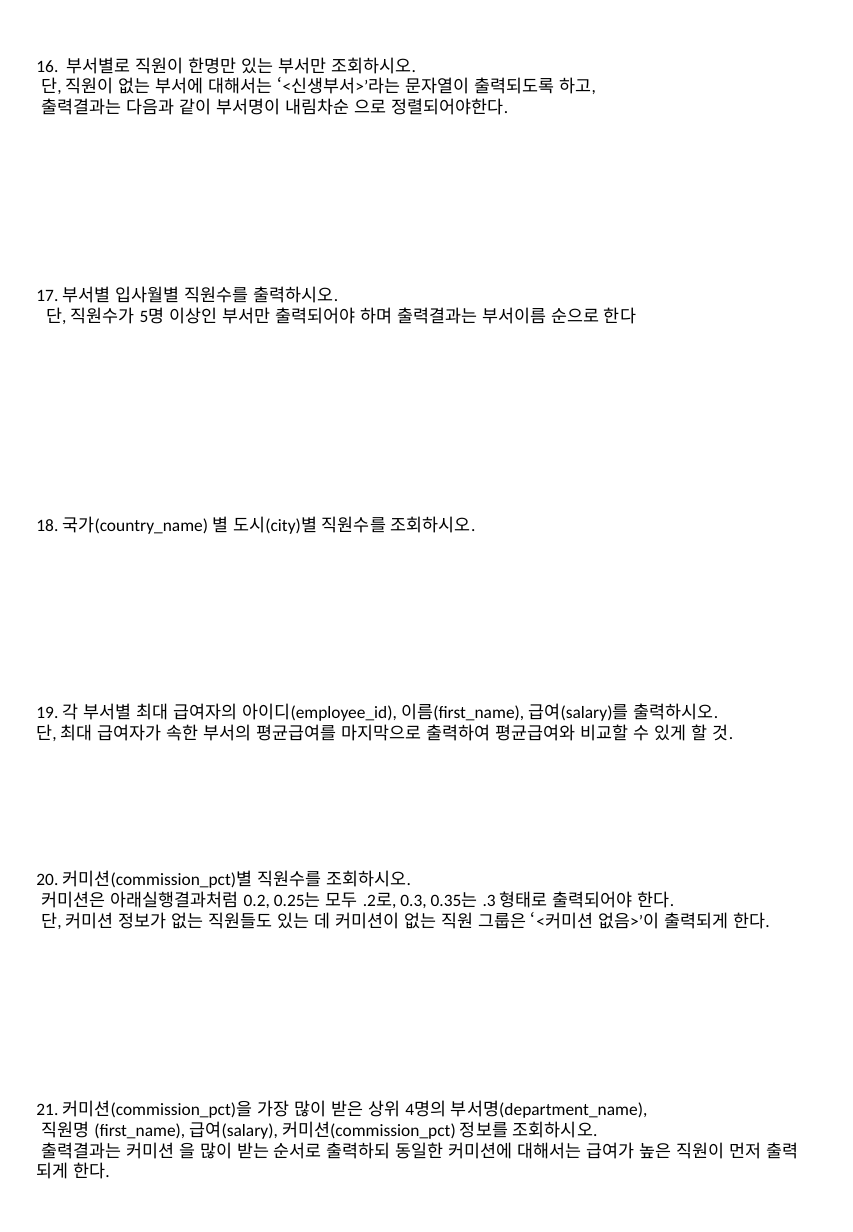
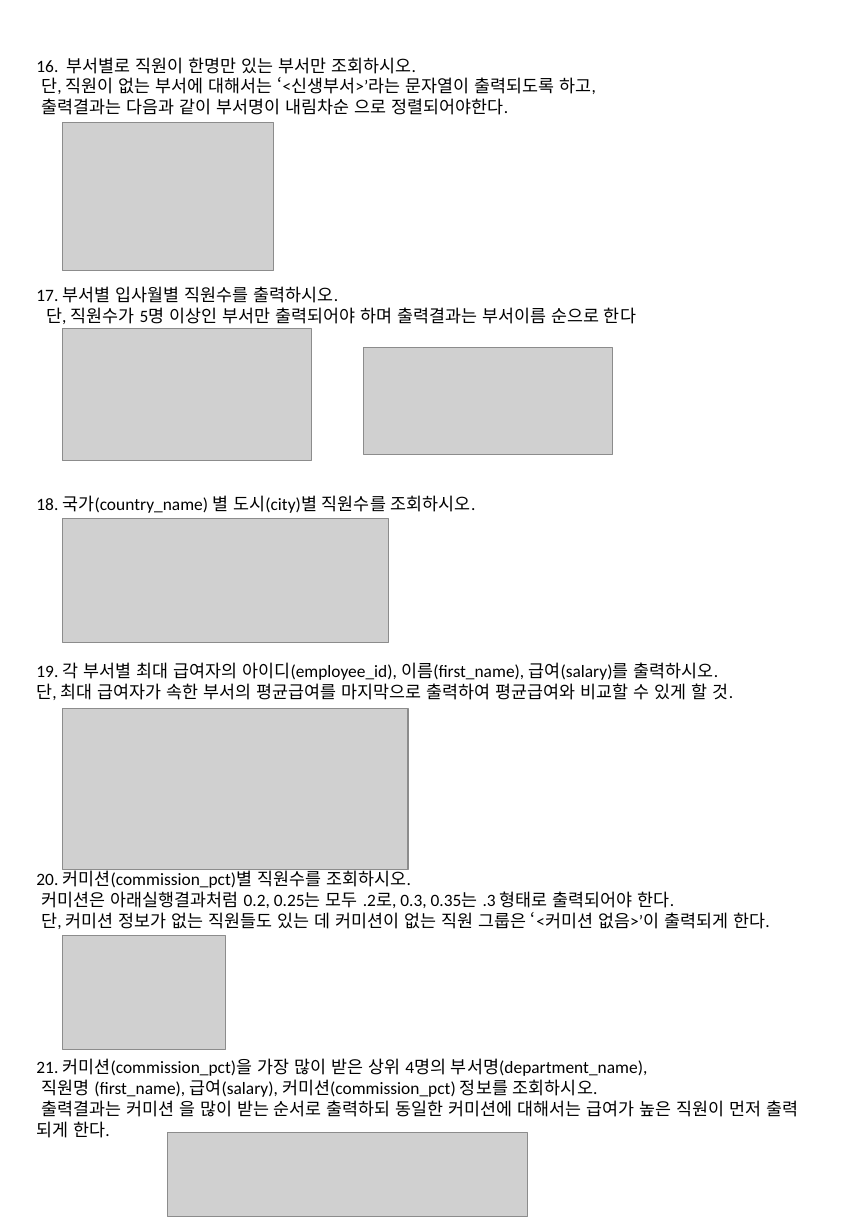
Before and after one commit to kang99king3/back-end_edu20221230, a slide deck: slide 5 of hr연습문제.pptx. Drawn at 853x1232 pixels with LibreOffice and Linux fonts; fonts in the diff are those of the drawing; grey boxes stand for pictures. Boxes give left, top, right and bottom in pixels: in the first picture for what was removed or moved away, otherwise in the second. Text is boxed around its words. In the diff, an @@ line names an element or a change of style, - is before the commit and + after.

```diff
--- a/hr연습문제.pptx
+++ b/hr연습문제.pptx
@@ text "16. 부서별로 직원이 한명만 있는 ..." rewrapped from bbox=[36, 57, 799, 1179] to bbox=[36, 57, 799, 1138] @@
@@ picture added at bbox=[63, 123, 274, 271] @@
@@ picture added at bbox=[63, 329, 312, 462] @@
@@ picture added at bbox=[364, 348, 613, 455] @@
@@ picture added at bbox=[63, 519, 389, 641] @@
@@ picture added at bbox=[63, 709, 408, 869] @@
@@ picture added at bbox=[63, 936, 226, 1050] @@
@@ picture added at bbox=[168, 1133, 528, 1217] @@
```
Also in this commit, not shown: 1 slide added, 2 slides removed.
